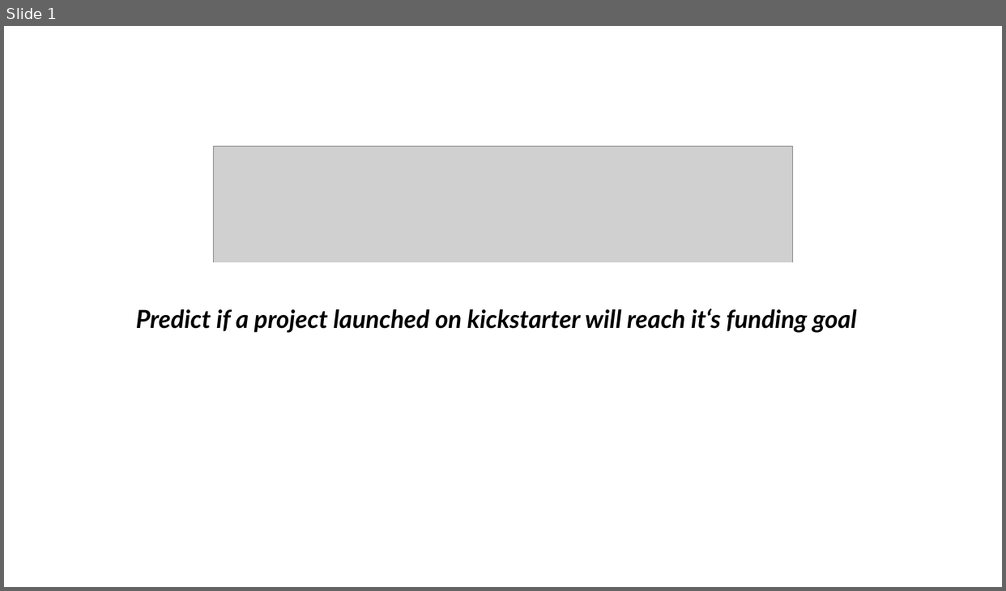
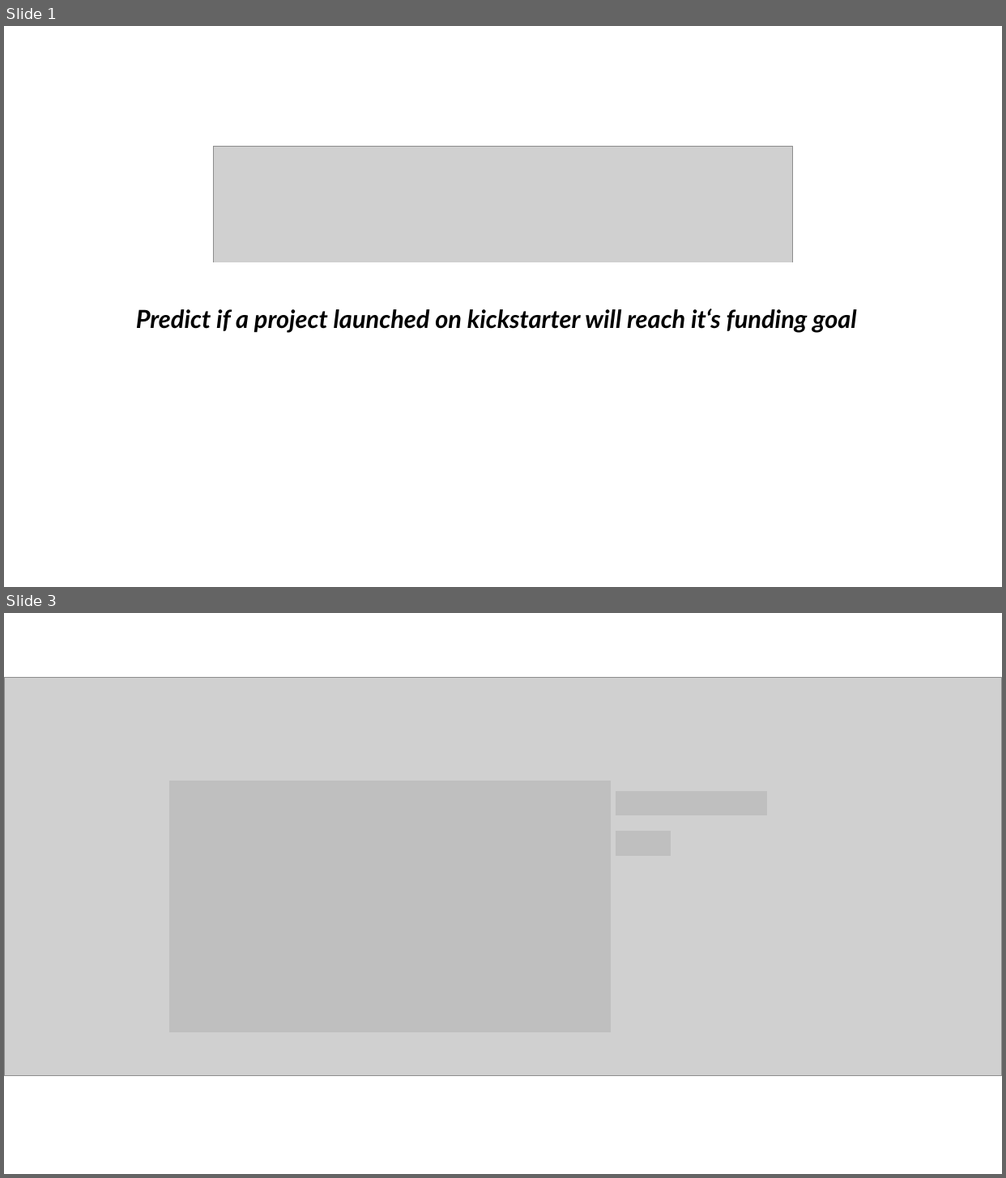
Before and after one commit to nicolerichter1989/kickstarter, a slide deck: kickstarter_presentation.pptx. Shown one above the other, each under a label of ours: slide 1 before the commit, slides 1 and 3 after it; the slides between them are not shown. The pictures are 1006x591 and 1006x1178 pixels, drawn with LibreOffice and Linux fonts; fonts in the diff are those of the drawing; grey boxes stand for pictures; background and template pictures are left out. Boxes give left, top, right and bottom in pixels: in the first picture for what was removed or moved away, otherwise in the second. Text is boxed around its words. In the diff, an @@ line names an element or a change of style, - is before the commit and + after.

```diff
--- a/kickstarter_presentation.pptx
+++ b/kickstarter_presentation.pptx
@@ slide 3 added at [4,613,1002,1174], background #FFFFFF @@
@@ picture added at [4,677,1002,1076] @@
@@ rectangle added at [171,783,609,1032], fill #BFBFBF, outline #BFBFBF 3 pt @@
@@ rectangle added at [618,793,766,815], fill #BFBFBF, outline #BFBFBF 3 pt @@
@@ rectangle added at [618,833,670,855], fill #BFBFBF, outline #BFBFBF 3 pt @@
```
Also in this commit, not shown: 7 slides changed, 3 other slides added, 3 slides removed, 2 other files.
